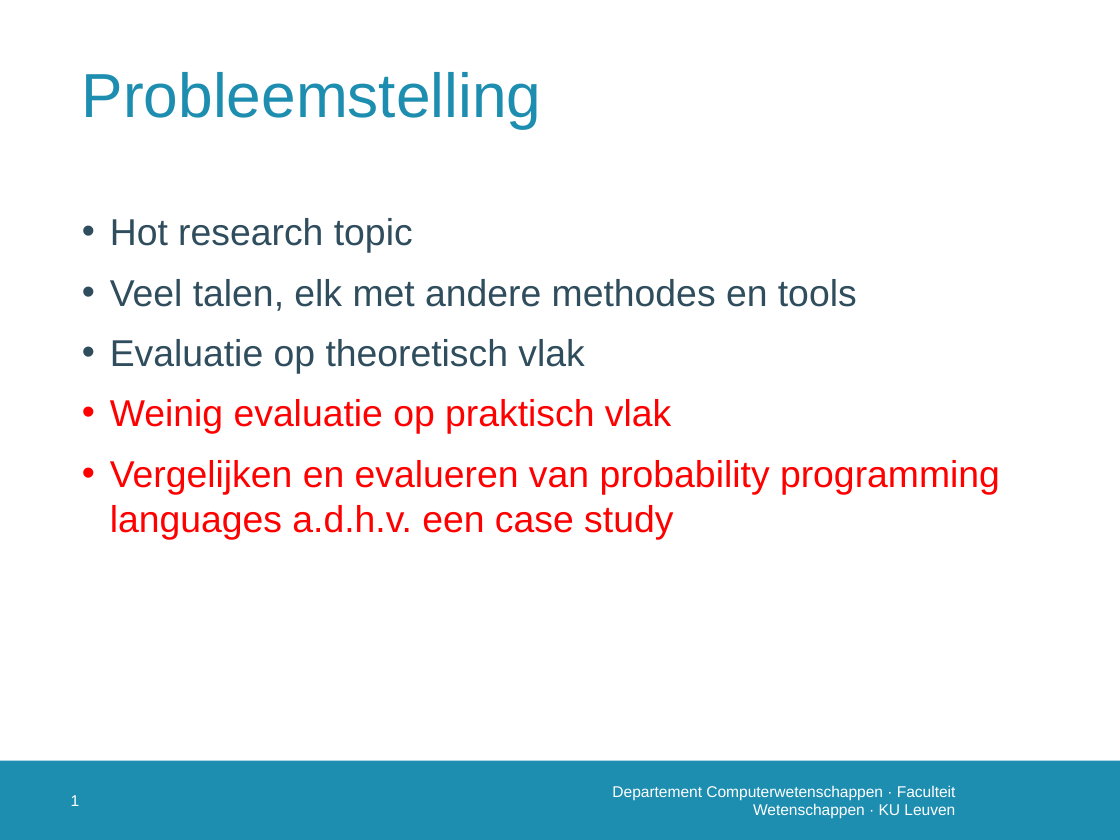
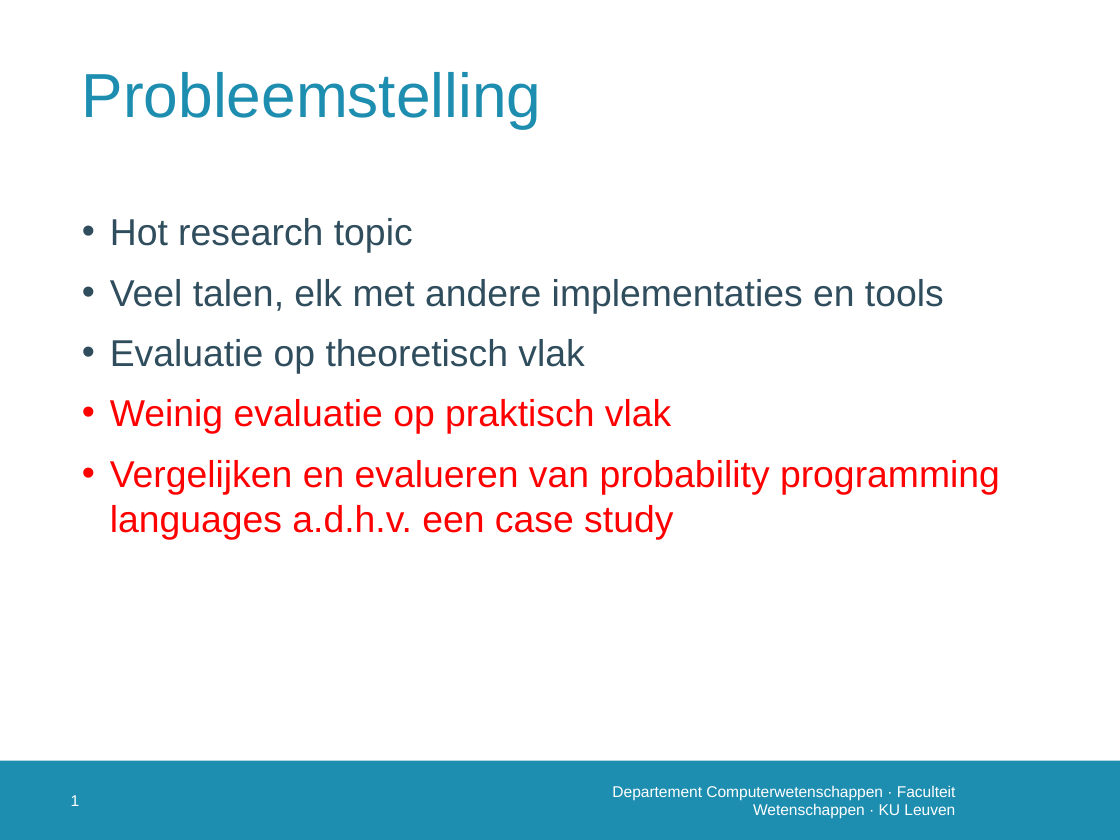
Before and after one commit to susverwimp/T208-Probabilistic-Programming-A-Case-Study, a slide deck: slide 2 of thesis/presentations/first/Probleemstellingv2.pptx. Drawn at 1120x840 pixels with LibreOffice and Linux fonts; fonts in the diff are those of the drawing; background and template pictures are left out. Boxes give left, top, right and bottom in pixels: in the first picture for what was removed or moved away, otherwise in the second. Text is boxed around its words. In the diff, an @@ line names an element or a change of style, - is before the commit and + after.

```diff
--- a/thesis/presentations/first/Probleemstellingv2.pptx
+++ b/thesis/presentations/first/Probleemstellingv2.pptx
@@ text at <box>110,279,944,313</box>: text changed @@
-• Veel talen, elk met andere methodes en tools
+• Veel talen, elk met andere implementaties en tools
```
Also in this commit, not shown: 5 other slides changed.
